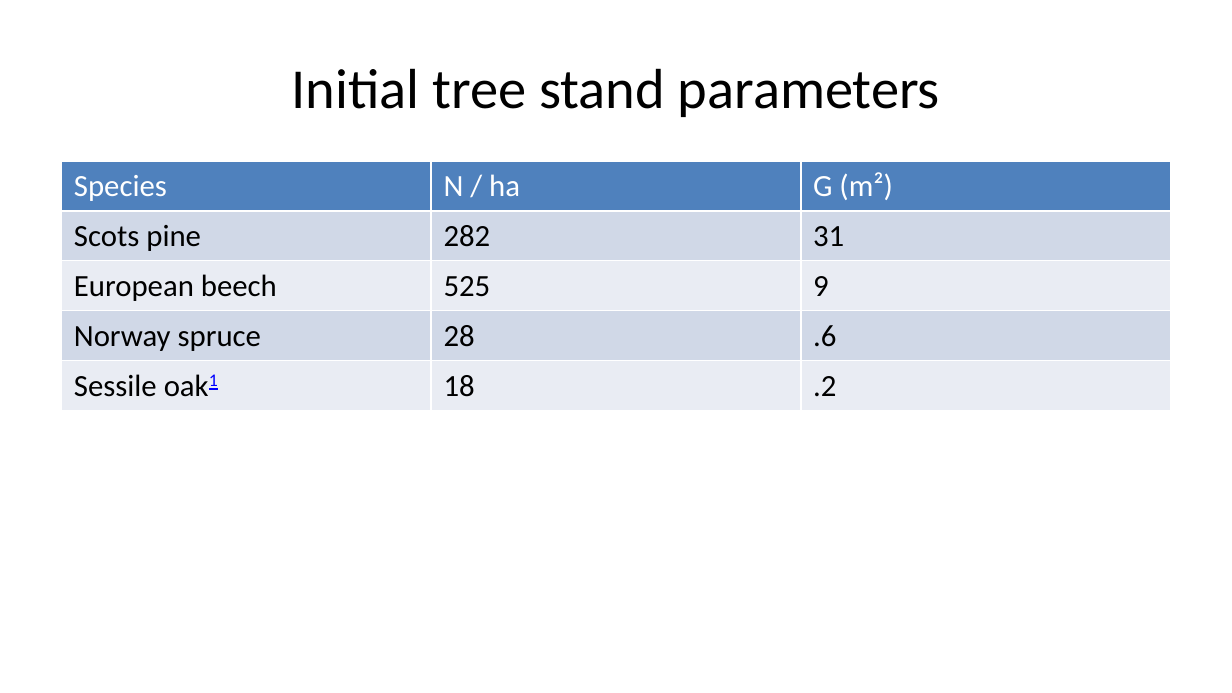
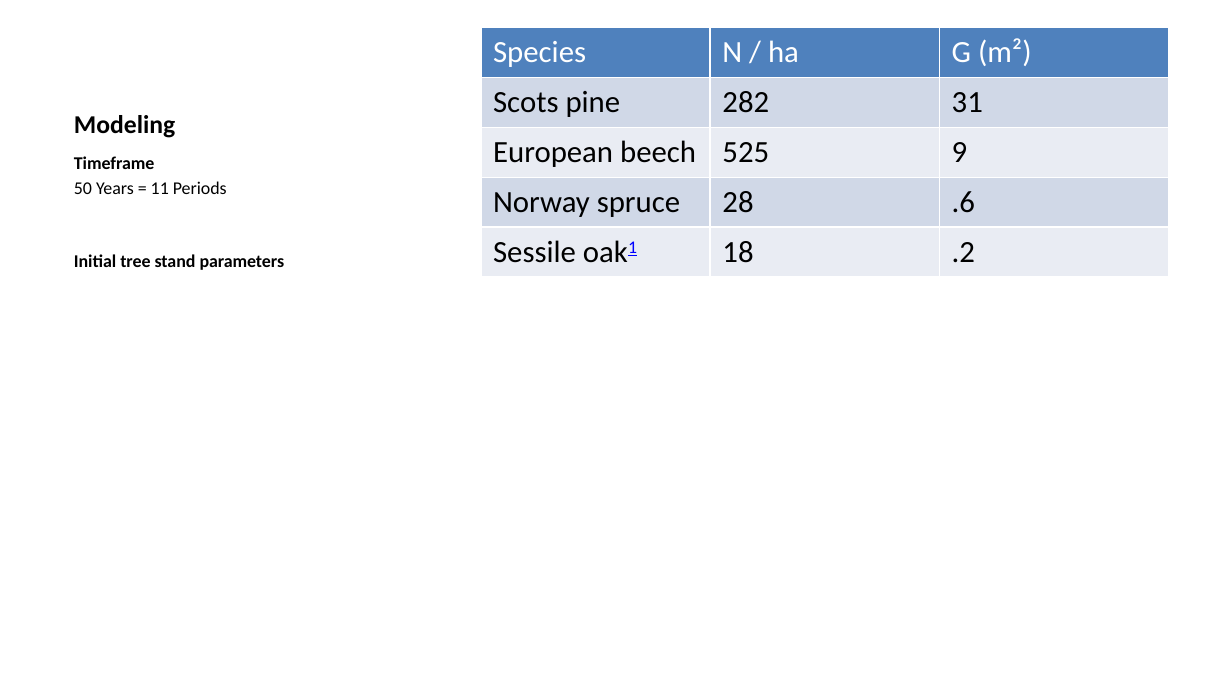
Before and after one commit to TyrannosauruSnacks/forest_management_2025, a slide deck: slide 10 of presentation.pptx (slide 9 before the commit). Drawn at 1232x693 pixels with LibreOffice and Linux fonts; fonts in the diff are those of the drawing. Boxes give left, top, right and bottom in pixels: in the first picture for what was removed or moved away, otherwise in the second. Text is boxed around its words. In the diff, an @@ line names an element or a change of style, - is before the commit and + after.

```diff
--- a/presentation.pptx
+++ b/presentation.pptx
@@ table: place and size @@
-table at [62,161,1170,618]
+table at [480,27,1168,617]
@@ title removed at [291,68,940,117] @@
-Initial tree stand parameters
@@ title added at [74,115,175,138], 15 pt, text #000000, bold @@
+Modeling
@@ text added at [74,156,285,270], 10.5 pt, text #000000, bold @@
+Timeframe
+50 Years = 11 Periods
+Initial tree stand parameters
```
Also in this commit, not shown: 9 other slides changed, 10 slides added, 4 slides removed, 6 other files.
